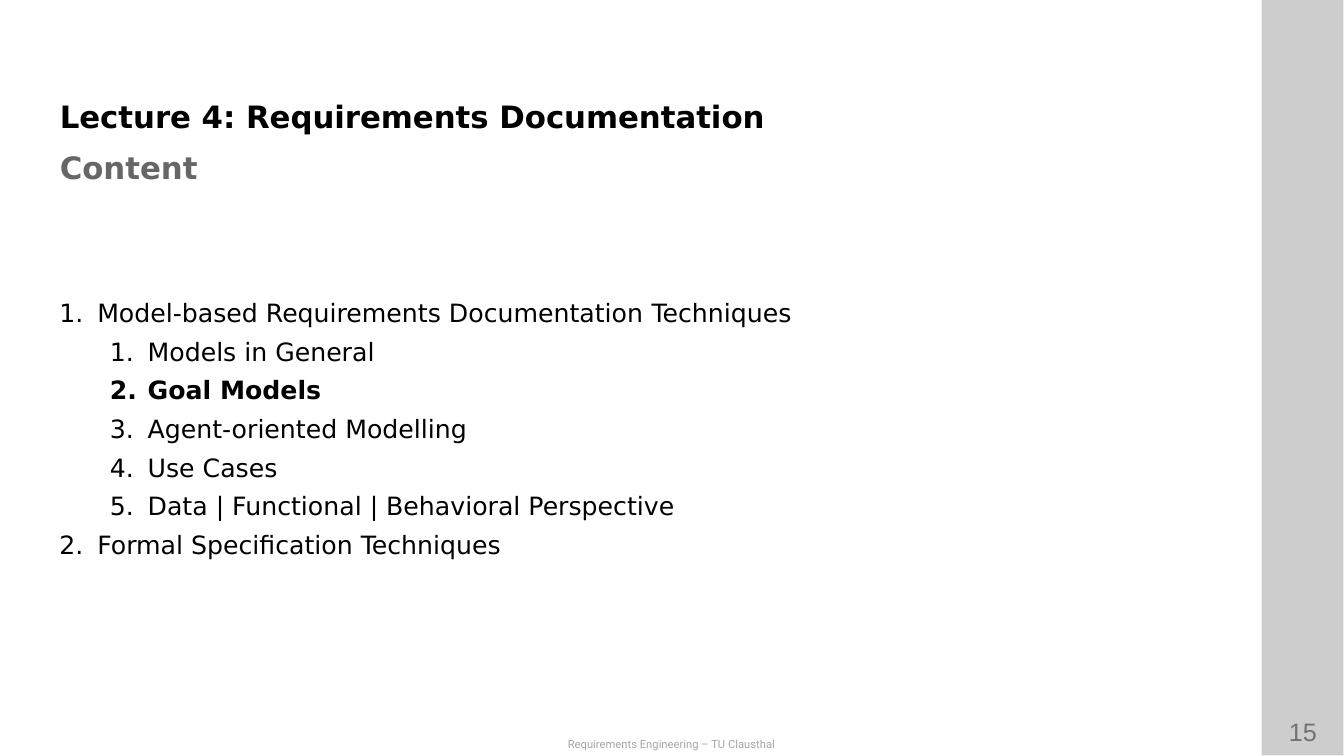
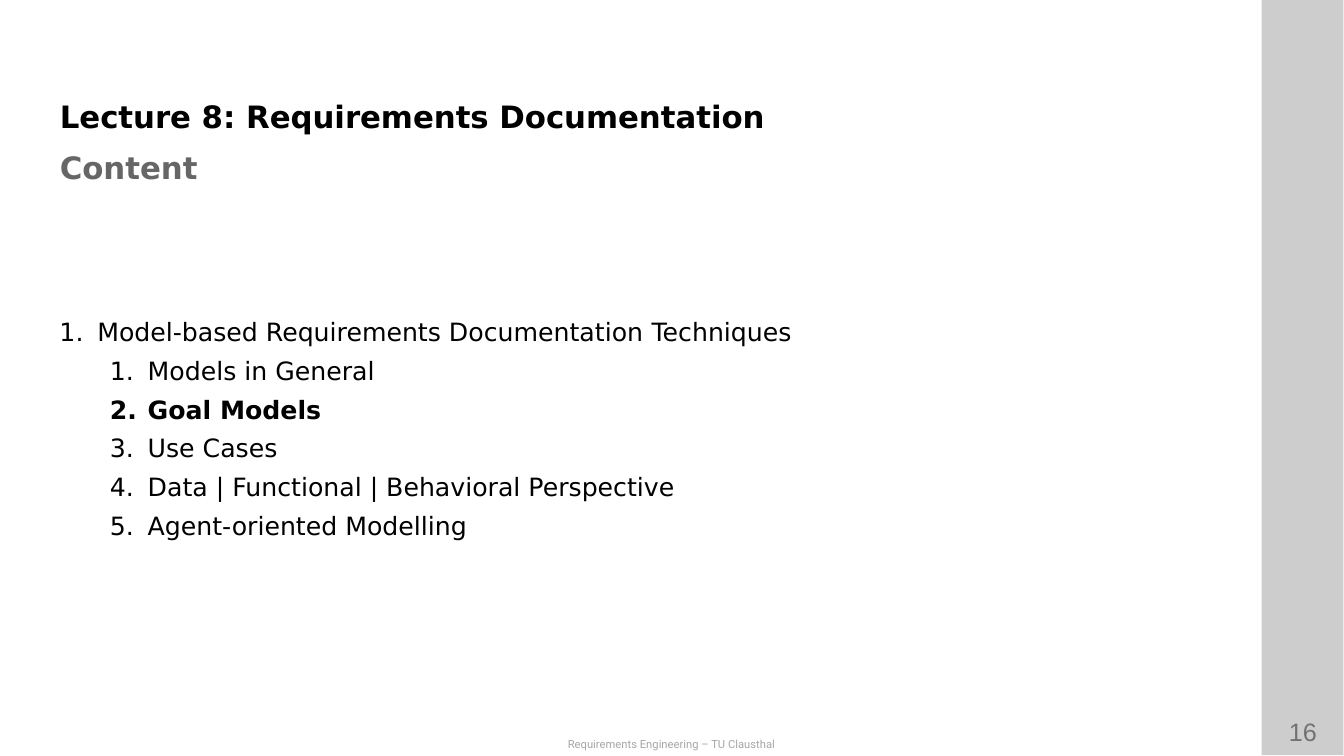
Before and after one commit to ETCE-LAB/teaching-material, a slide deck: slide 16 of Requirements-Engineering/RE-L08-Documentation--Model-based.pptx (slide 15 before the commit). Drawn at 1344x756 pixels with LibreOffice and Linux fonts; fonts in the diff are those of the drawing; background and template pictures are left out. Boxes give left, top, right and bottom in pixels: in the first picture for what was removed or moved away, otherwise in the second. Text is boxed around its words. In the diff, an @@ line names an element or a change of style, - is before the commit and + after.

```diff
--- a/Requirements-Engineering/RE-L08-Documentation--Model-based.pptx
+++ b/Requirements-Engineering/RE-L08-Documentation--Model-based.pptx
@@ text at <box>60,104,764,135</box>: text changed @@
-Lecture 4: Requirements Documentation
+Lecture 8: Requirements Documentation
@@ text at <box>148,419,467,444</box>: paragraph removed @@
-  3. Agent-oriented Modelling
@@ text at <box>148,516,467,541</box>: text changed @@
-2. Formal Specification Techniques
+  5. Agent-oriented Modelling
@@ page number at <box>1289,723,1317,741</box>: text changed @@
-15
+16
```
Also in this commit, not shown: 4 other slides changed, 2 slides added, 1 other file.
